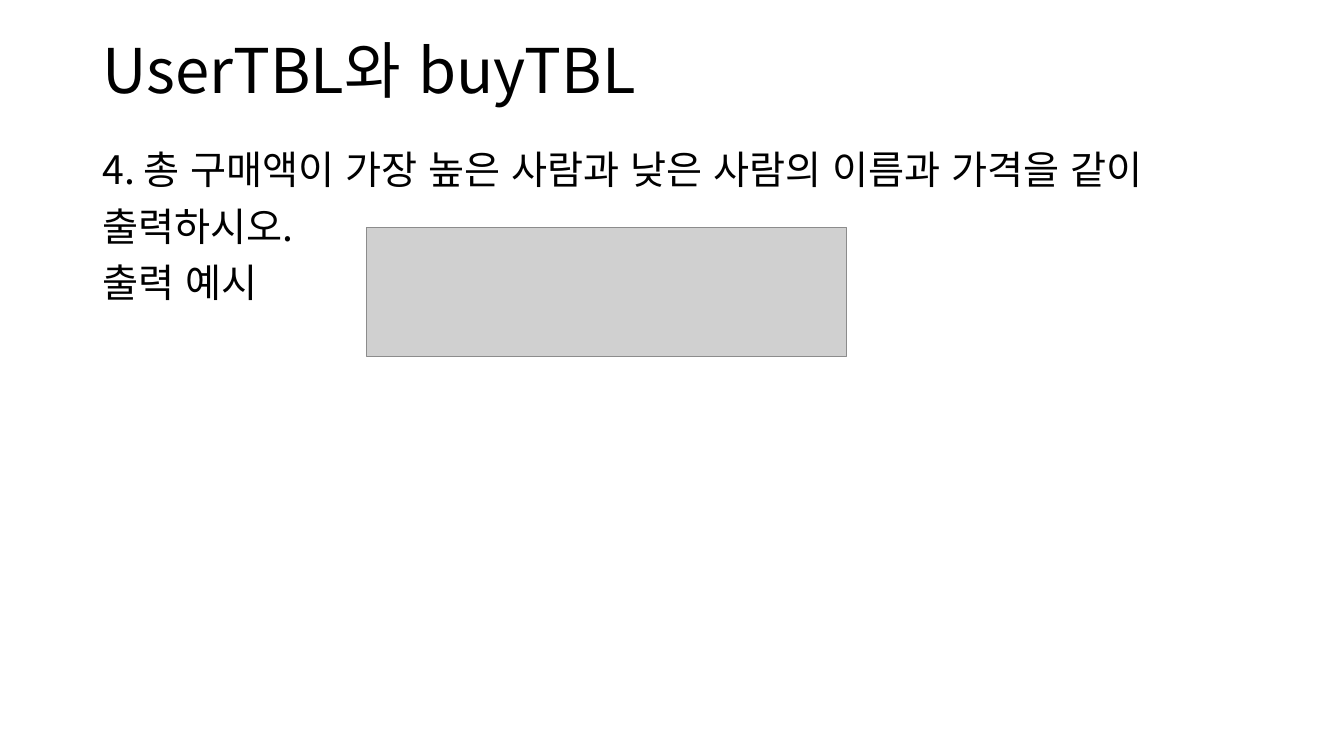
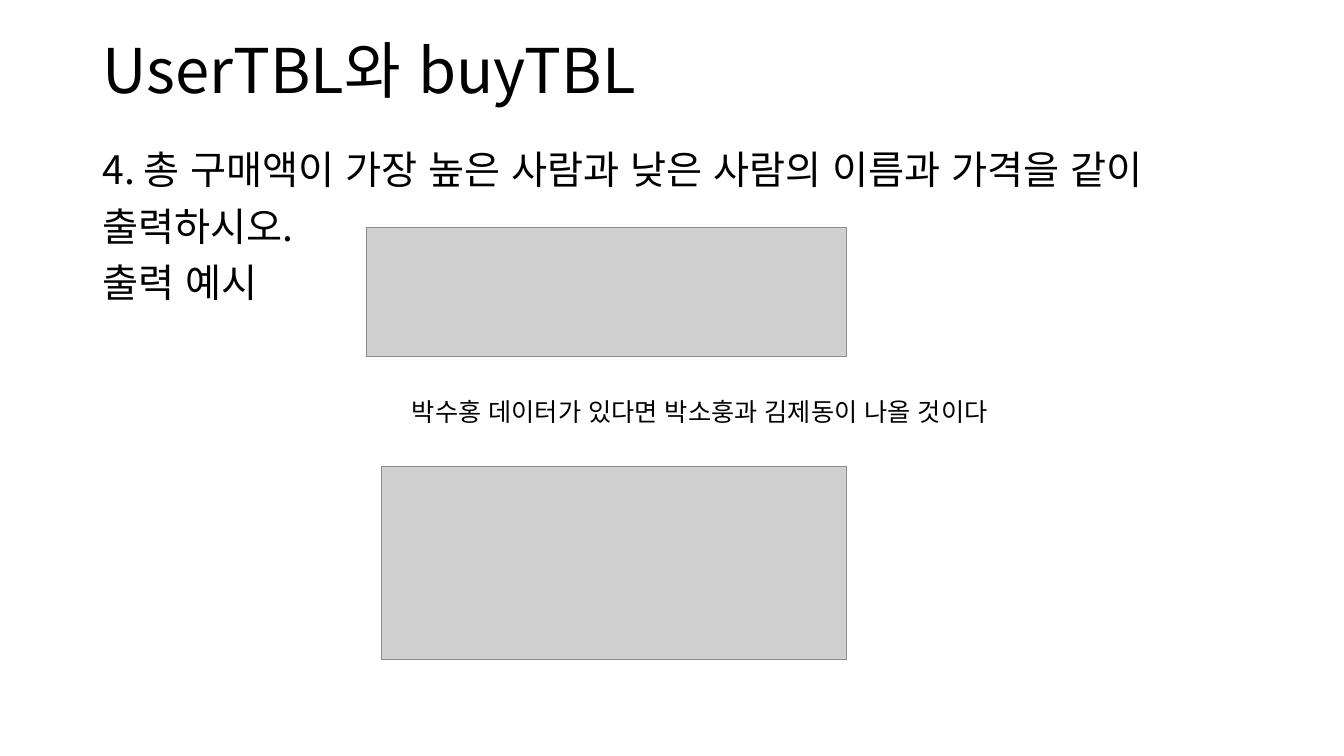
Before and after one commit to DongJoonLeeDJ/AI_501_4, a slide deck: slide 8 of djlee/DB/20211229/추가문제.pptx. Drawn at 1344x756 pixels with LibreOffice and Linux fonts; fonts in the diff are those of the drawing; grey boxes stand for pictures. Boxes give left, top, right and bottom in pixels: in the first picture for what was removed or moved away, otherwise in the second. Text is boxed around its words. In the diff, an @@ line names an element or a change of style, - is before the commit and + after.

```diff
--- a/djlee/DB/20211229/추가문제.pptx
+++ b/djlee/DB/20211229/추가문제.pptx
@@ text added at bbox=[412, 399, 988, 423], 18 pt, text #000000 @@
+박수홍 데이터가 있다면 박소훙과 김제동이 나올 것이다
@@ picture added at bbox=[382, 467, 847, 659] @@
```
